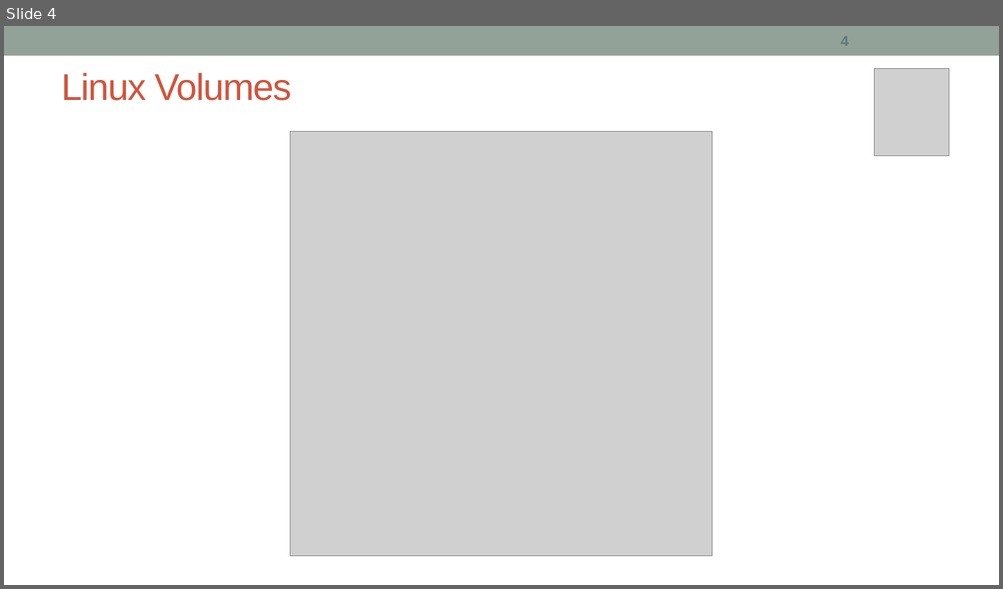
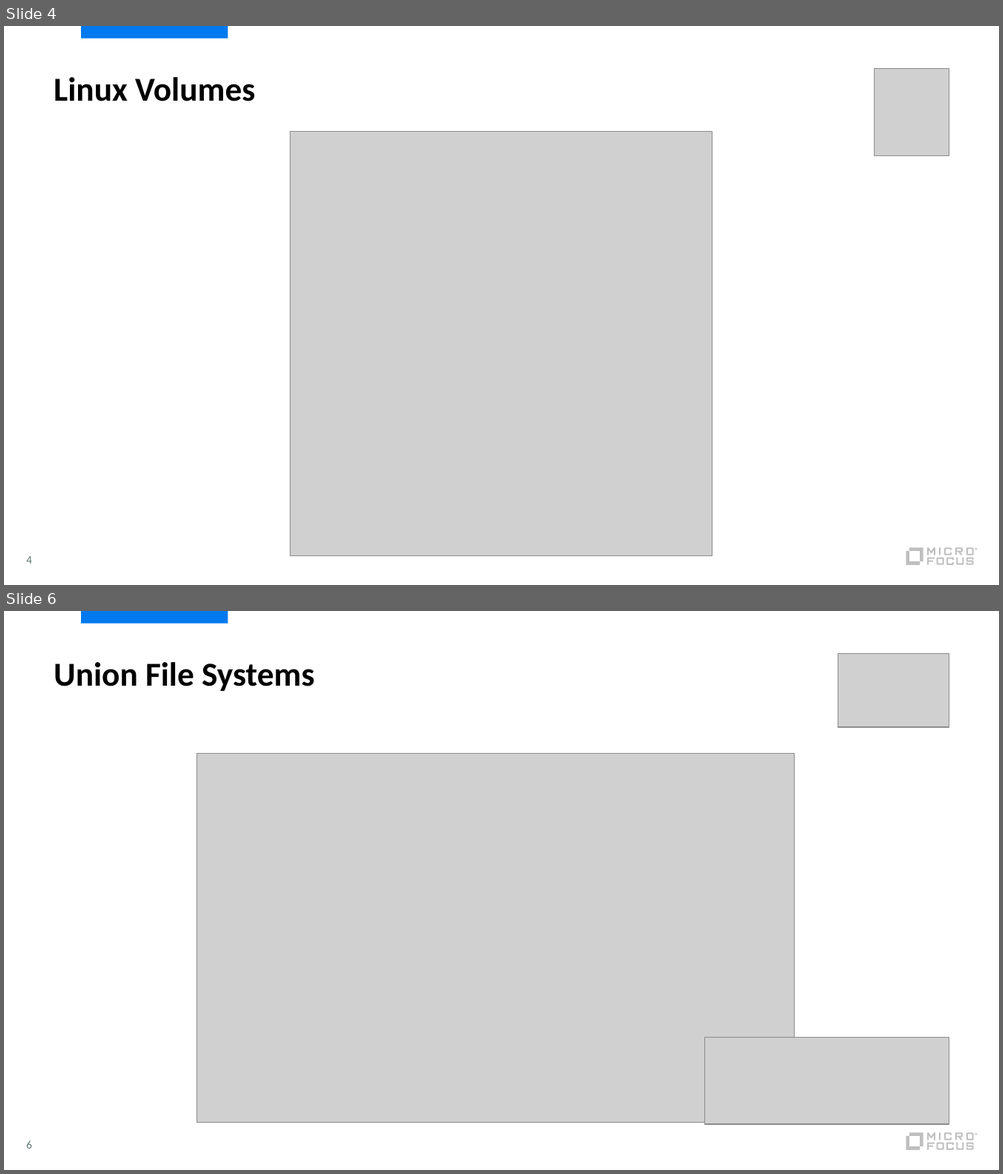
Before and after one commit to shrey-d/msrit-docker, a slide deck: Session_3/01_Docker_Storage.pptx. Shown one above the other, each under a label of ours: slide 4 before the commit, slides 4 and 6 after it; the slides between them are not shown. The pictures are 1003x589 and 1003x1174 pixels, drawn with LibreOffice and Linux fonts; fonts in the diff are those of the drawing; grey boxes stand for pictures. Boxes give left, top, right and bottom in pixels: in the first picture for what was removed or moved away, otherwise in the second. Text is boxed around its words. In the diff, an @@ line names an element or a change of style, - is before the commit and + after.

```diff
--- a/Session_3/01_Docker_Storage.pptx
+++ b/Session_3/01_Docker_Storage.pptx
@@ slide 6 added at [4,611,999,1170], background #FFFFFF; not listed: 14 template elements that a slide beside it also shows @@
@@ picture added at [838,653,948,727] @@
@@ title added at [54,662,314,691], 32.4 pt, text #000000, bold @@
+Union File Systems
@@ picture added at [196,754,794,1123] @@
@@ picture added at [705,1038,948,1125] @@
@@ page number added at [26,1141,32,1149], 11 pt, text #5F7A76 @@
+6
@@ slide 4 changed as well @@
@@ rectangle removed at [4,26,999,56] @@
@@ rectangle added at [81,26,227,39], fill #0079EF @@
@@ title "Linux Volumes" at [54,77,255,101]: size 36 to 32.4 pt, font Arial to Calibri, text colour #D2533C to #000000, letter spacing -1 to 0 pt, bold on; line spacing 1 to 0.9; vertical alignment middle to top @@
@@ page number: place and size @@
-page number at [840,36,848,46]
+page number at [26,557,32,564]
@@ page number at [26,557,32,564]: size 14 to 11 pt, font Arial to Calibri, bold off @@
@@ group added at [906,548,978,565]: 12 freeform shapes, 1 rectangle @@
```
Also in this commit, not shown: 14 other slides changed, 1 slide removed, 2 other files.
